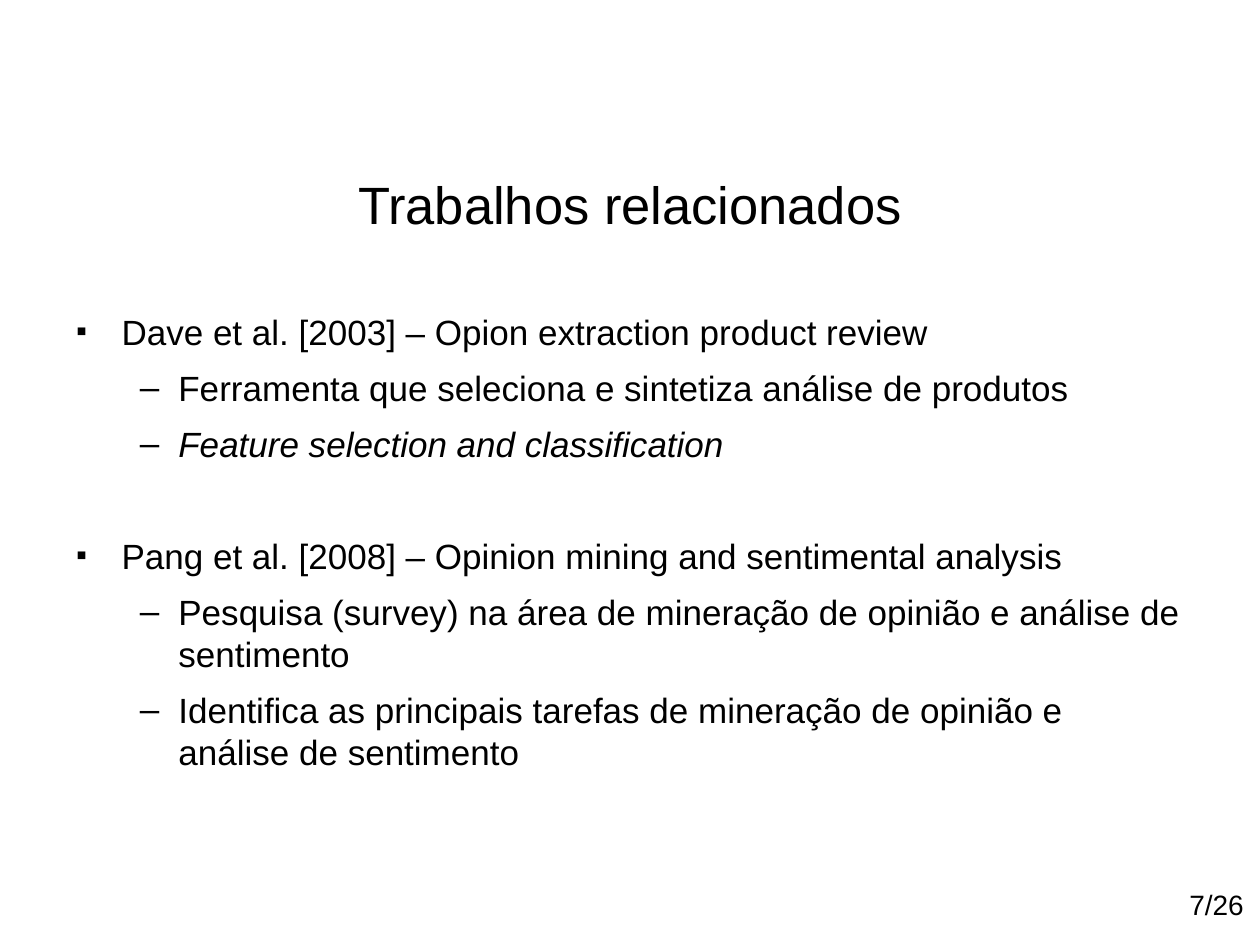
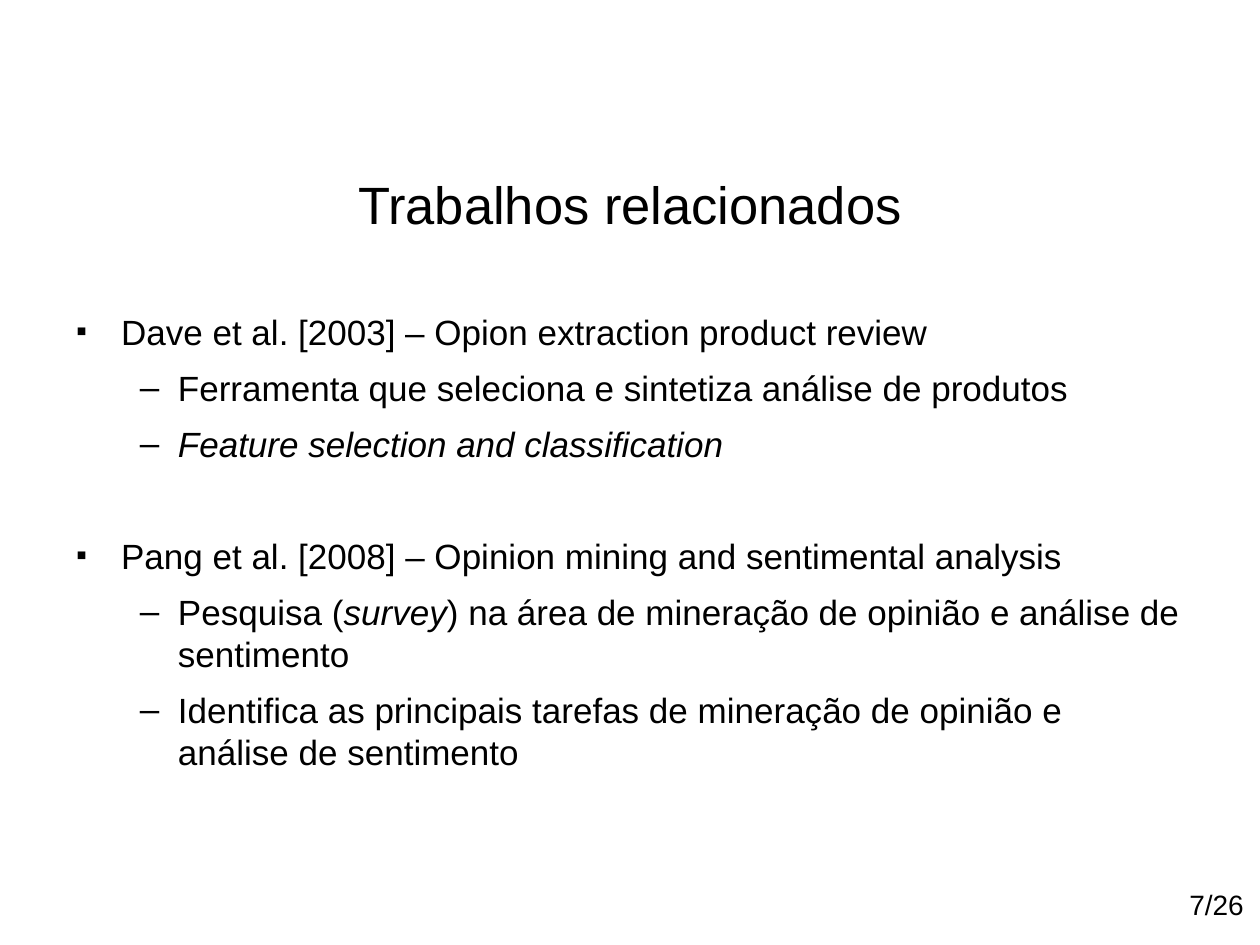
Before and after one commit to paulohq/apresentacao-NLP, a slide deck: slide 8 of apresentacao-mineracao-de-sugestoes.ppt. Drawn at 1260x945 pixels with LibreOffice and Linux fonts; fonts in the diff are those of the drawing; background and template pictures are left out. Boxes give left, top, right and bottom in pixels: in the first picture for what was removed or moved away, otherwise in the second. Text is boxed around its words. In the diff, an @@ line names an element or a change of style, - is before the commit and + after.

```diff
--- a/apresentacao-mineracao-de-sugestoes.ppt
+++ b/apresentacao-mineracao-de-sugestoes.ppt
@@ text "Dave et al. [2003] – ..." at box(121, 319, 1179, 766): italic on in "(survey)"; indent changed @@
```
Also in this commit, not shown: 9 other slides changed, 2 slides added, 1 slide removed, 2 other files.
